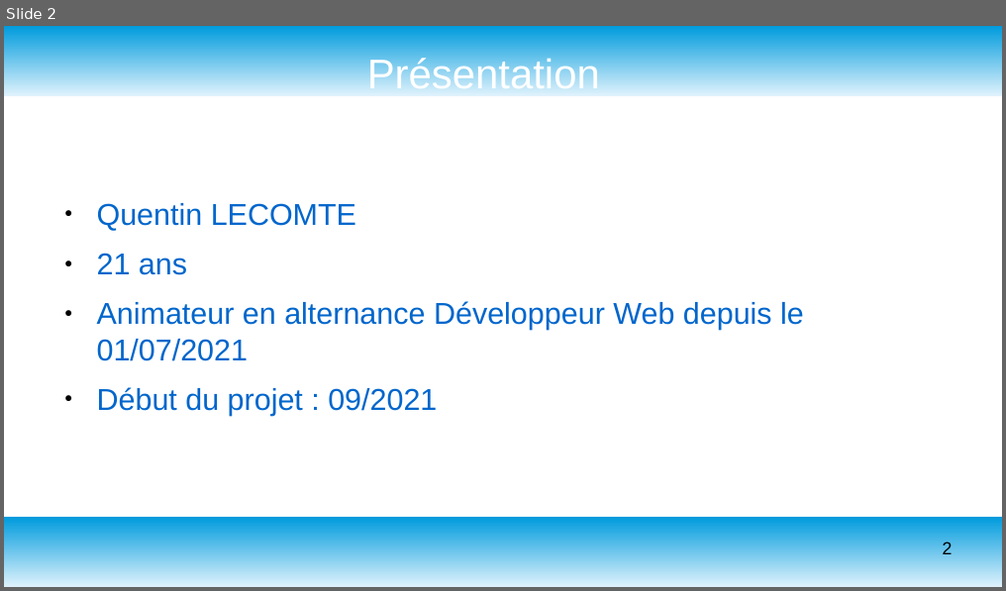
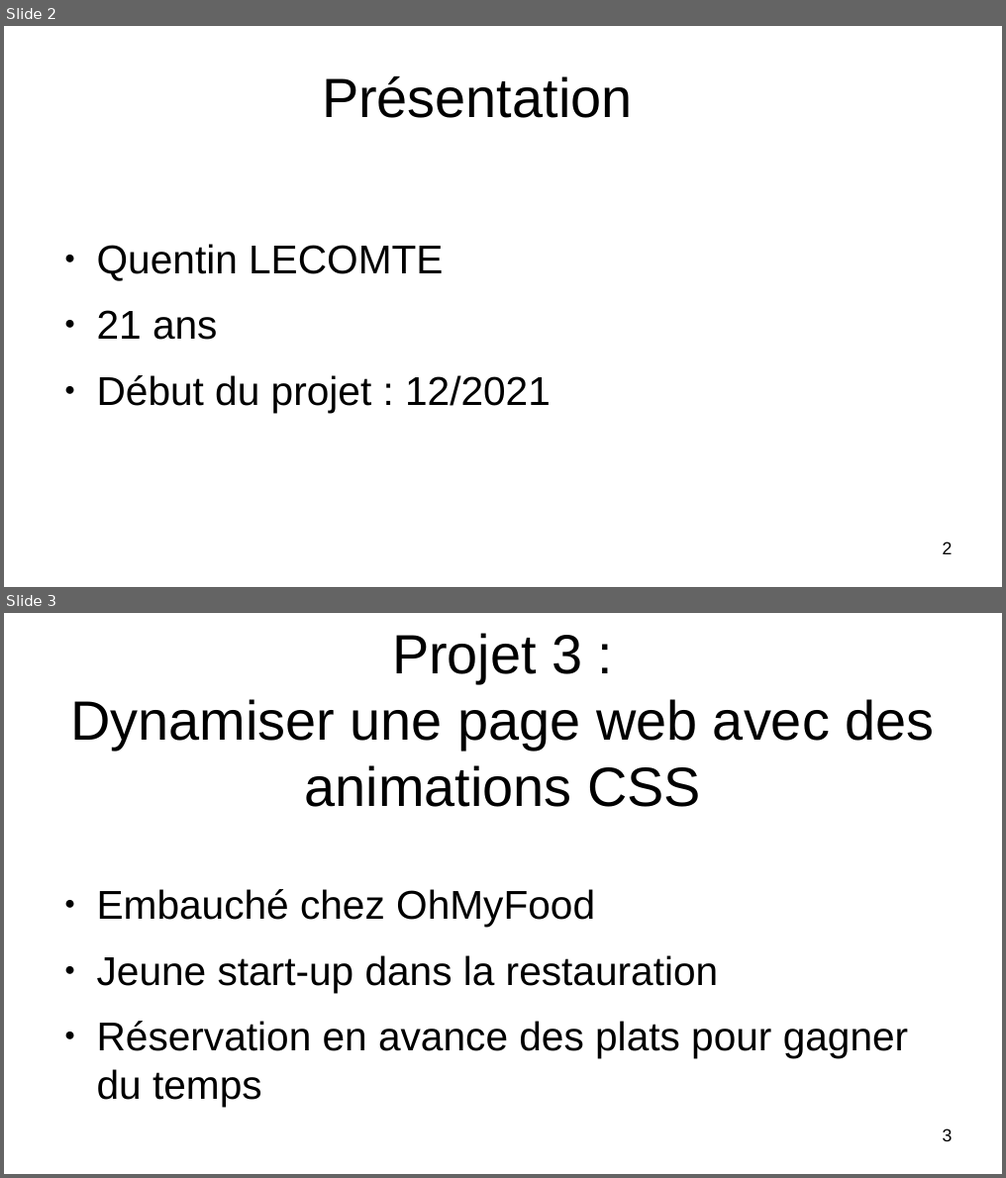
Before and after one commit to Quentin1232/quentinlecomte_3_07022022, a slide deck: Soutenance projet 3.odp. Shown one above the other, each under a label of ours: slide 2 before the commit, slides 2 and 3 after it. The pictures are 1006x591 and 1006x1178 pixels, drawn with LibreOffice and Linux fonts; fonts in the diff are those of the drawing. Boxes give left, top, right and bottom in pixels: in the first picture for what was removed or moved away, otherwise in the second. Text is boxed around its words. In the diff, an @@ line names an element or a change of style, - is before the commit and + after.

```diff
--- a/Soutenance projet 3.odp
+++ b/Soutenance projet 3.odp
@@ slide 3 added at bbox=[4, 613, 1002, 1174], background #FFFFFF @@
@@ title added at bbox=[70, 633, 934, 807], 44 pt, text #000000 @@
+Projet 3 :
+Dynamiser une page web avec des animations CSS
@@ text added at bbox=[97, 889, 909, 1107], 32 pt, text #000000 @@
+● Embauché chez OhMyFood
+● Jeune start-up dans la restauration
+● Réservation en avance des plats pour gagner du temps
@@ page number added at bbox=[943, 1129, 952, 1142], 14 pt, text #000000 @@
+3
@@ slide 2 changed as well @@
@@ rectangle removed at bbox=[4, 26, 1002, 95] @@
@@ title "Présentation" at bbox=[322, 76, 632, 118]: size 33 to 44 pt, text colour #FFFFFF to #000000 @@
@@ text "Quentin LECOMTE": place and size @@
-text "Quentin LECOMTE" at bbox=[97, 203, 804, 416]
+text "Quentin LECOMTE" at bbox=[97, 244, 550, 413]
@@ text at bbox=[97, 244, 443, 340]: size 24 to 32 pt, text colour #0066CC to #000000 in "Quentin LECOMTE", "21 ans"; more space between paragraphs @@
@@ text at bbox=[97, 375, 550, 413]: text changed; size 24 to 32 pt; text colour #0066CC to #000000 @@
-● Animateur en alternance Développeur Web depuis le 01/07/2021
-● Début du projet : 09/2021
+● Début du projet : 12/2021
@@ rectangle removed at bbox=[4, 518, 1002, 587] @@
```
Also in this commit, not shown: 4 other slides changed, 6 other slides added, 6 slides removed, 22 other files.
